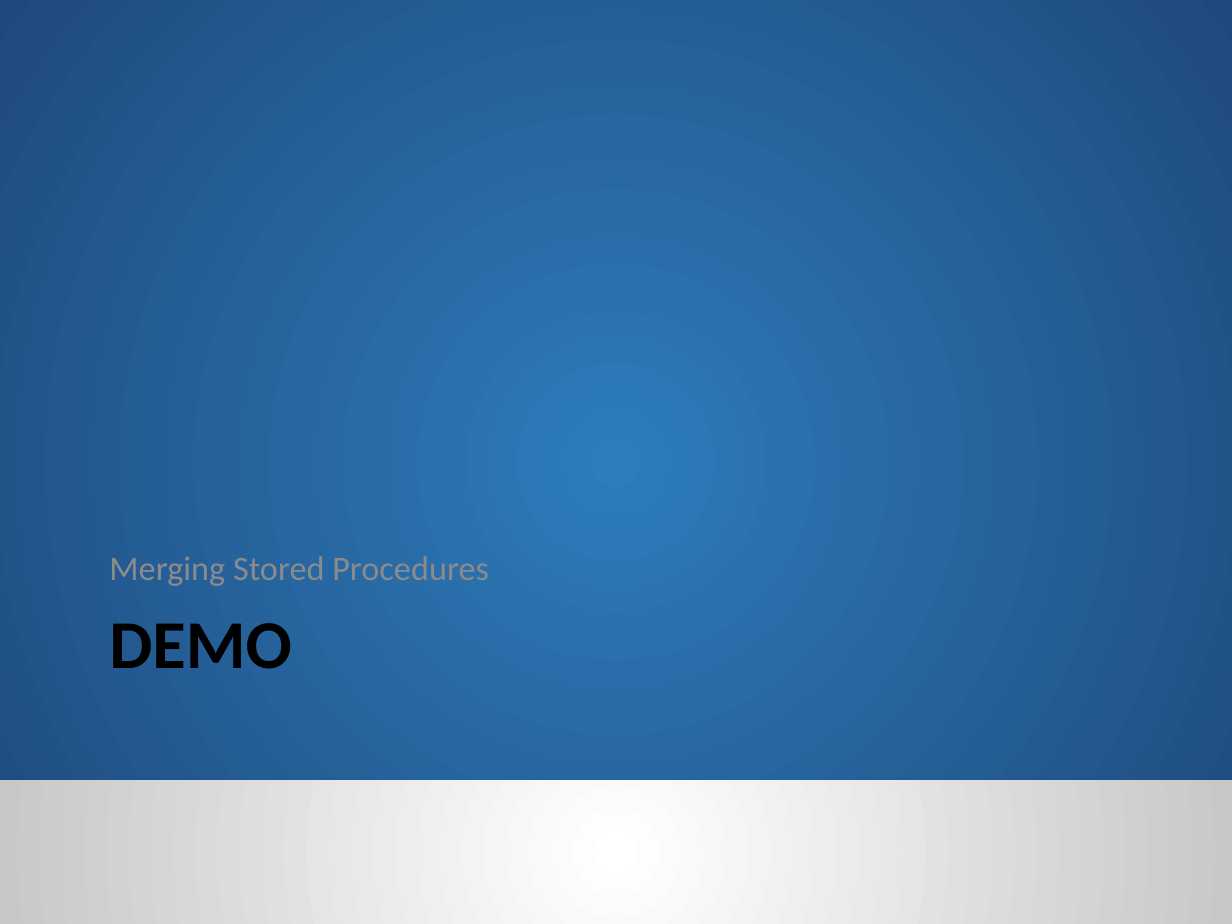
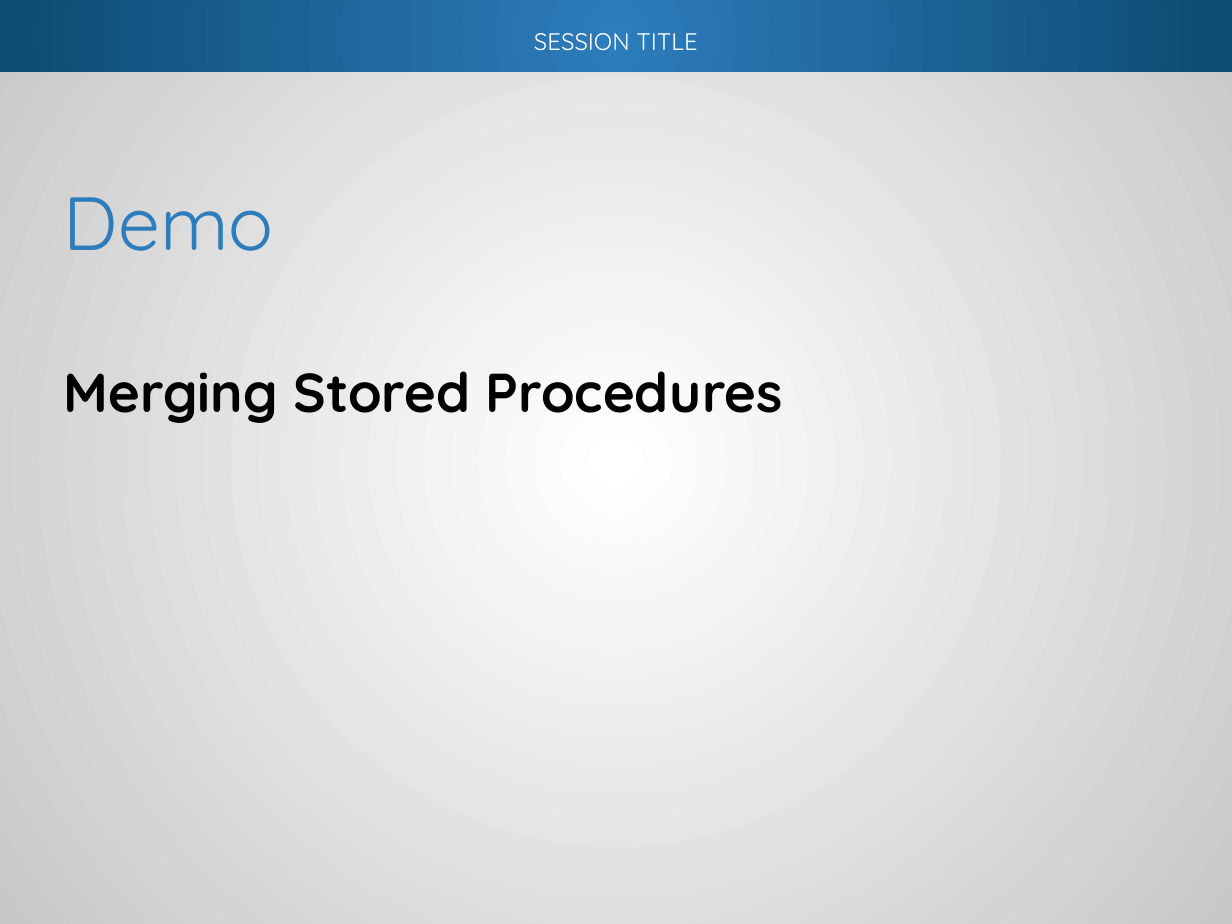
Before and after one commit to way0utwest/Branching-and-Merging-DB-Code, a slide deck: slide 26 of Presentation/BranchMergeDBCode.pptx (slide 21 before the commit). Drawn at 1232x924 pixels with LibreOffice and Linux fonts; fonts in the diff are those of the drawing; background and template pictures are left out. Boxes give left, top, right and bottom in pixels: in the first picture for what was removed or moved away, otherwise in the second. Text is boxed around its words. In the diff, an @@ line names an element or a change of style, - is before the commit and + after.

Commit message:
Added new slides for Merging. Draft 1 complete here.

```diff
--- a/Presentation/BranchMergeDBCode.pptx
+++ b/Presentation/BranchMergeDBCode.pptx
@@ rectangle at <box>0,0,1232,924</box>: fill gradient #2D7CBB to #1F497D to gradient #FFFFFF to #C8C8C8; shadow on @@
@@ rectangle added at <box>0,0,1232,71</box>, fill gradient #2D7CBB to #0C4B72 @@
@@ text added at <box>534,33,697,51</box>, 14 pt, text #FFFFFF @@
+SESSION TITLE
@@ title "Demo" at <box>64,197,274,251</box>: vertical alignment top to middle @@
@@ title at <box>64,197,274,251</box>: text changed; size 40 to 44 pt; font Calibri to Quicksand; text colour #000000 to #2D7CBB; bold off @@
-DEMO
+Demo
@@ text "Merging Stored Procedures": place and size @@
-text "Merging Stored Procedures" at <box>109,556,489,586</box>
+text "Merging Stored Procedures" at <box>64,371,783,423</box>
@@ text "Merging Stored Procedures" at <box>64,371,783,423</box>: size 20 to 32 pt, font Calibri to Quicksand, text colour #8C8C8C to #000000, bold on; more space between paragraphs; vertical alignment bottom to middle @@
@@ rectangle removed at <box>0,780,1232,924</box> @@
```
Also in this commit, not shown: 7 other slides changed, 9 slides added, 3 slides removed.
